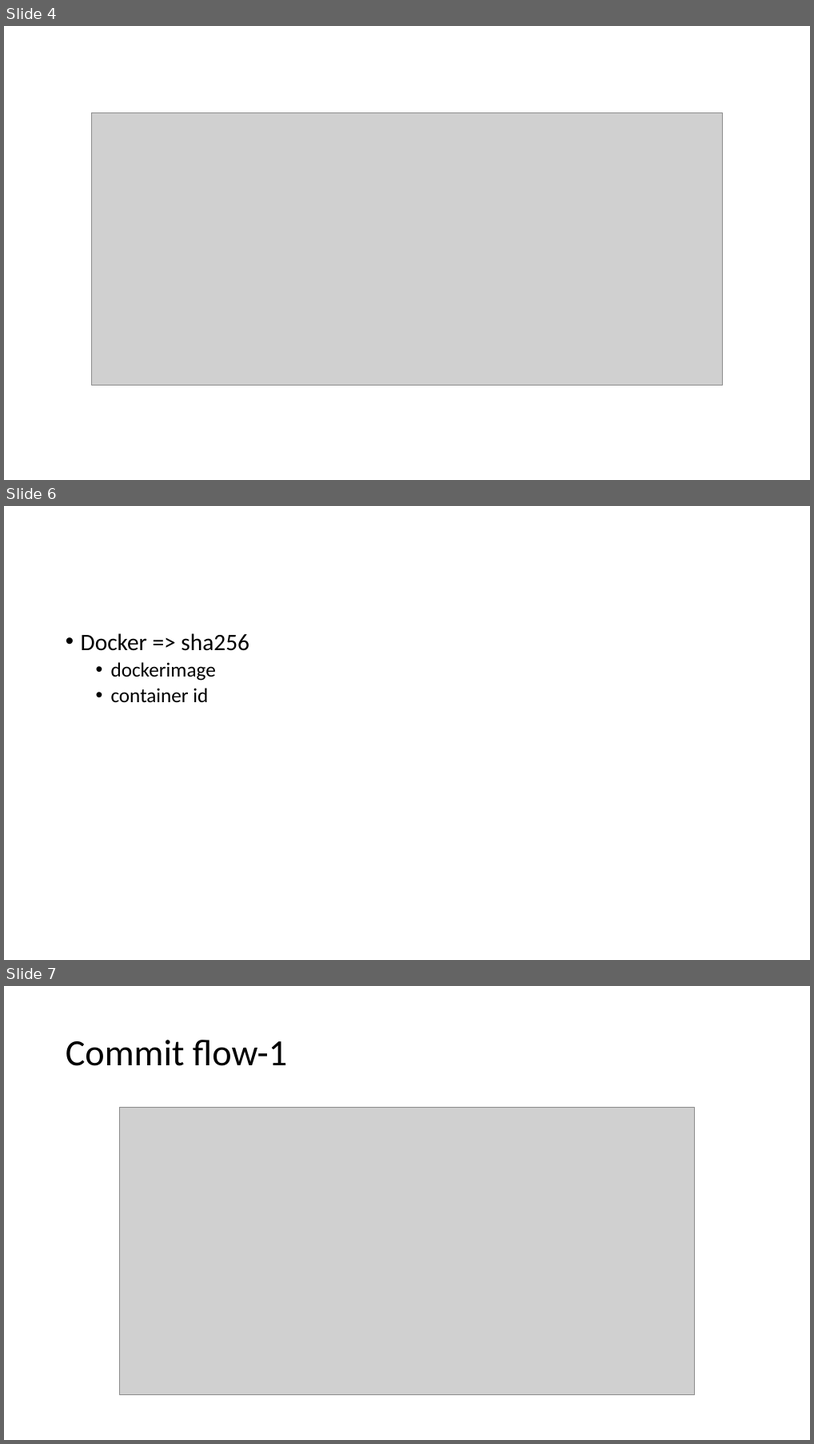
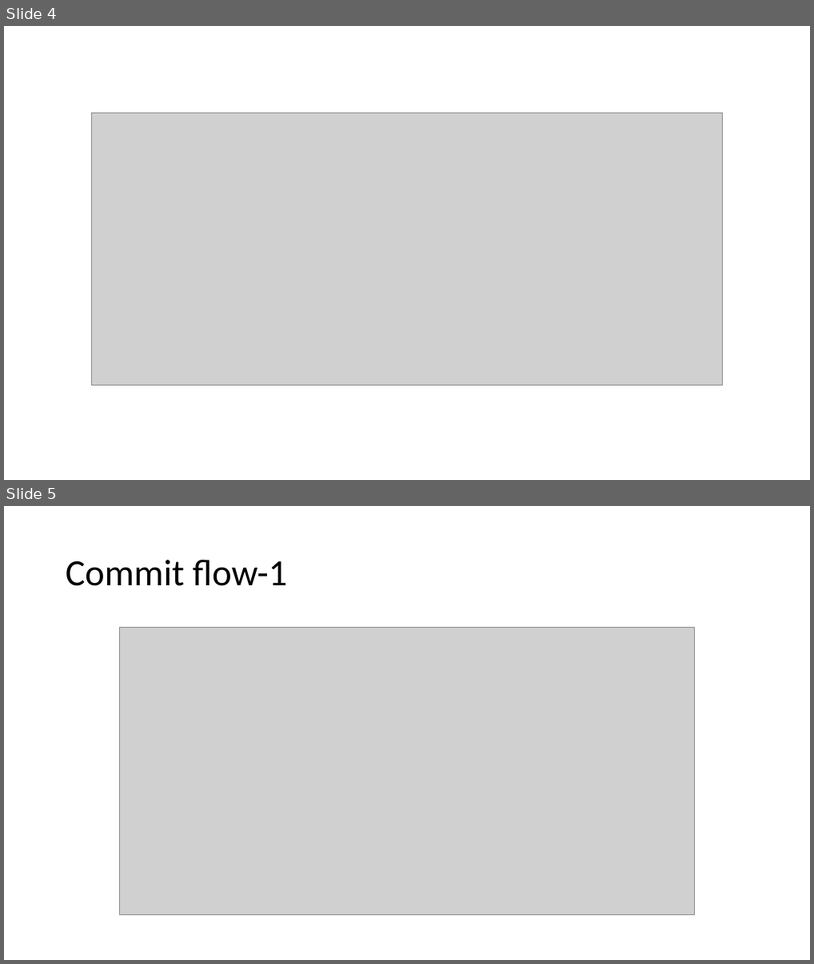
Before and after one commit to PaulHuang1/Git-CI-CD, a slide deck: Git_GitHub_GitLab 完全教程.pptx. Shown one above the other, each under a label of ours: slides 4, 6 and 7 before the commit, slides 4 and 5 after it; the slides between them are not shown. The pictures are 814x1444 and 814x964 pixels, drawn with LibreOffice and Linux fonts; fonts in the diff are those of the drawing; grey boxes stand for pictures. Boxes give left, top, right and bottom in pixels: in the first picture for what was removed or moved away, otherwise in the second. Text is boxed around its words. In the diff, an @@ line names an element or a change of style, - is before the commit and + after.

```diff
--- a/Git_GitHub_GitLab 完全教程.pptx
+++ b/Git_GitHub_GitLab 完全教程.pptx
@@ slide 6 removed at [4,506,810,960], background #FFFFFF @@
@@ text removed at [81,633,250,702] @@
-• Docker => sha256
-  • dockerimage
-  • container id
@@ what was slide 7 is now slide 5 @@
```
Also in this commit, not shown: 8 slides added, 1 other slide removed.
